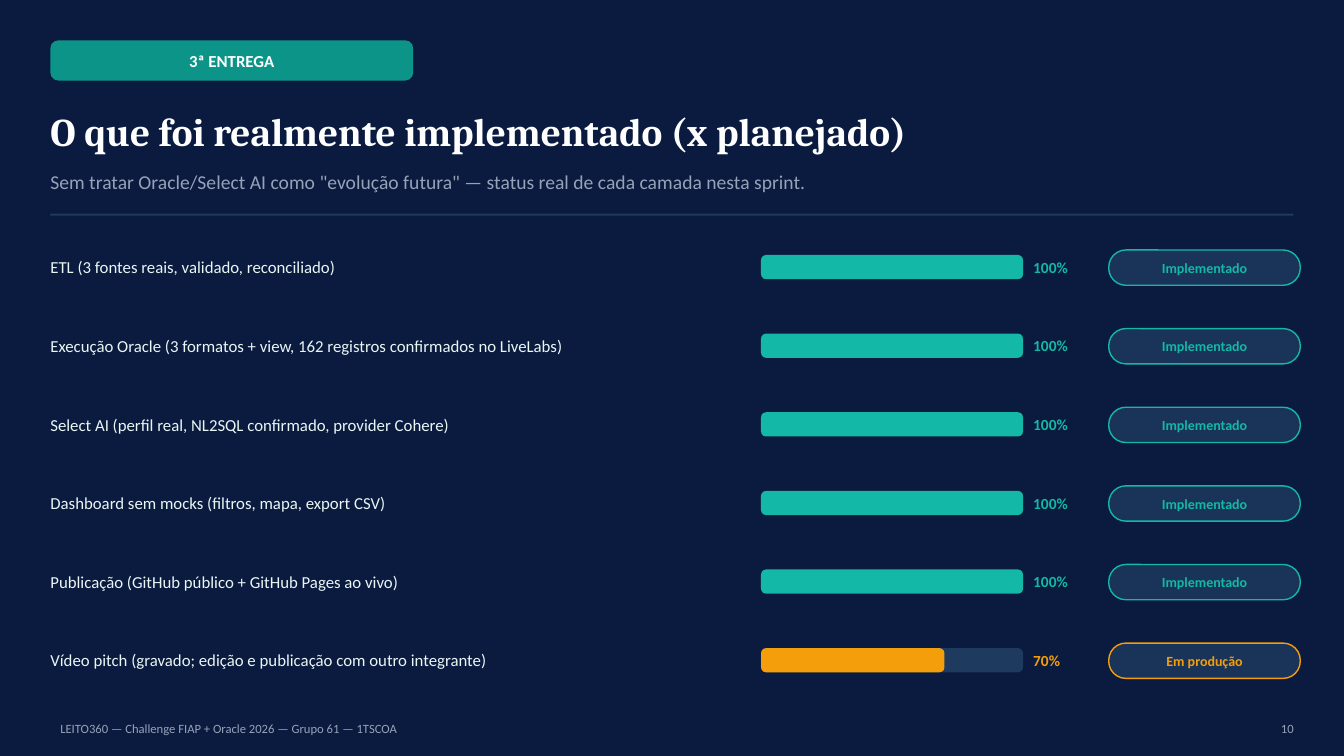
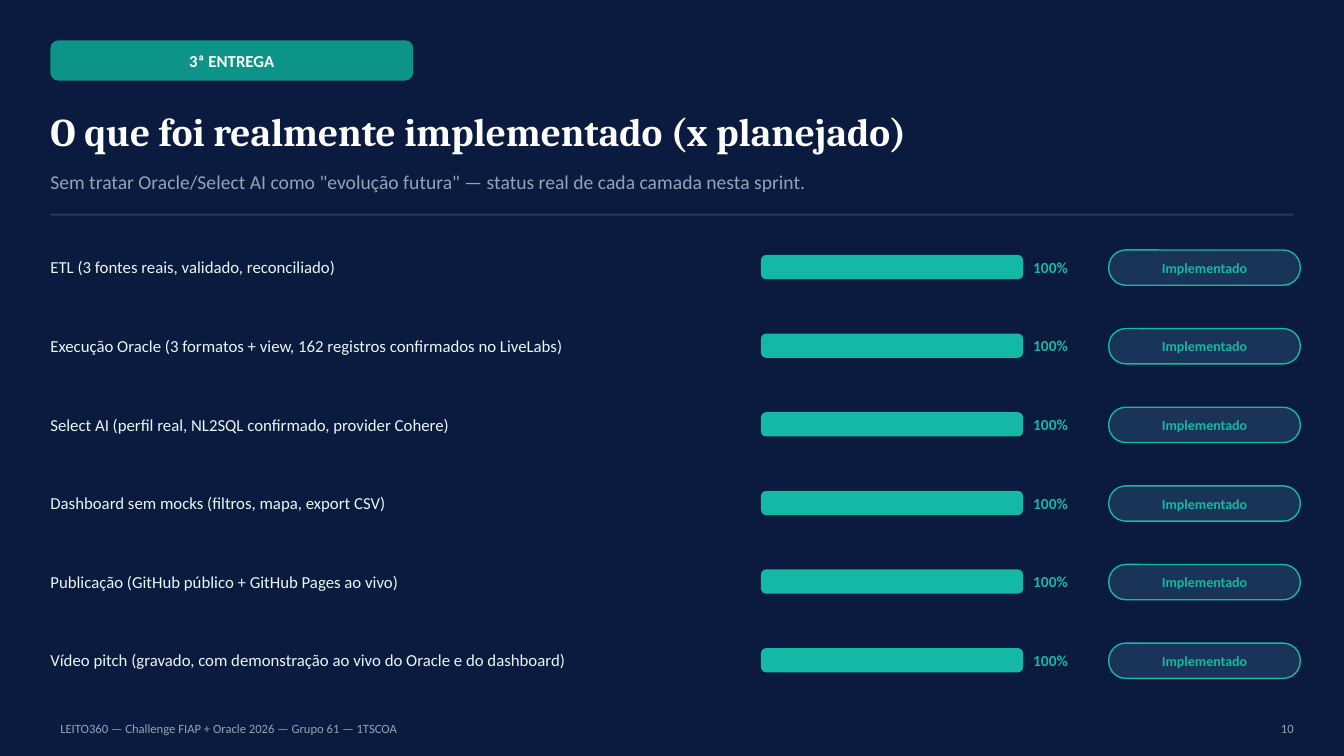
Before and after one commit to gabriellive1817-stack/Leito_360, a slide deck: slide 10 of EC_Sprint_2_1TSCOA_EvidenciasConstrucao_LEITO360_GRUPO61.pptx. Drawn at 1344x756 pixels with LibreOffice and Linux fonts; fonts in the diff are those of the drawing. Boxes give left, top, right and bottom in pixels: in the first picture for what was removed or moved away, otherwise in the second. Text is boxed around its words. In the diff, an @@ line names an element or a change of style, - is before the commit and + after.

```diff
--- a/EC_Sprint_2_1TSCOA_EvidenciasConstrucao_LEITO360_GRUPO61.pptx
+++ b/EC_Sprint_2_1TSCOA_EvidenciasConstrucao_LEITO360_GRUPO61.pptx
@@ text at bbox=[50, 654, 564, 669]: text changed @@
-Vídeo pitch (gravado; edição e publicação com outro integrante)
+Vídeo pitch (gravado, com demonstração ao vivo do Oracle e do dashboard)
@@ rounded rectangle: place and size @@
-rounded rectangle at bbox=[761, 648, 945, 673]
+rounded rectangle at bbox=[761, 648, 1023, 673]
@@ rounded rectangle at bbox=[761, 648, 1023, 673]: fill #F59E0B to #14B8A6 @@
@@ rounded rectangle removed at bbox=[761, 648, 1023, 673] @@
@@ text at bbox=[1033, 655, 1068, 666]: text changed; text colour #F59E0B to #14B8A6 @@
-70%
+100%
@@ rounded rectangle at bbox=[1109, 643, 1301, 679]: outline #F59E0B 1 pt to #14B8A6 1 pt @@
@@ text at bbox=[1162, 656, 1247, 668]: text changed; text colour #F59E0B to #14B8A6 @@
-Em produção
+Implementado
```
Also in this commit, not shown: 2 other slides changed, 5 other files.
